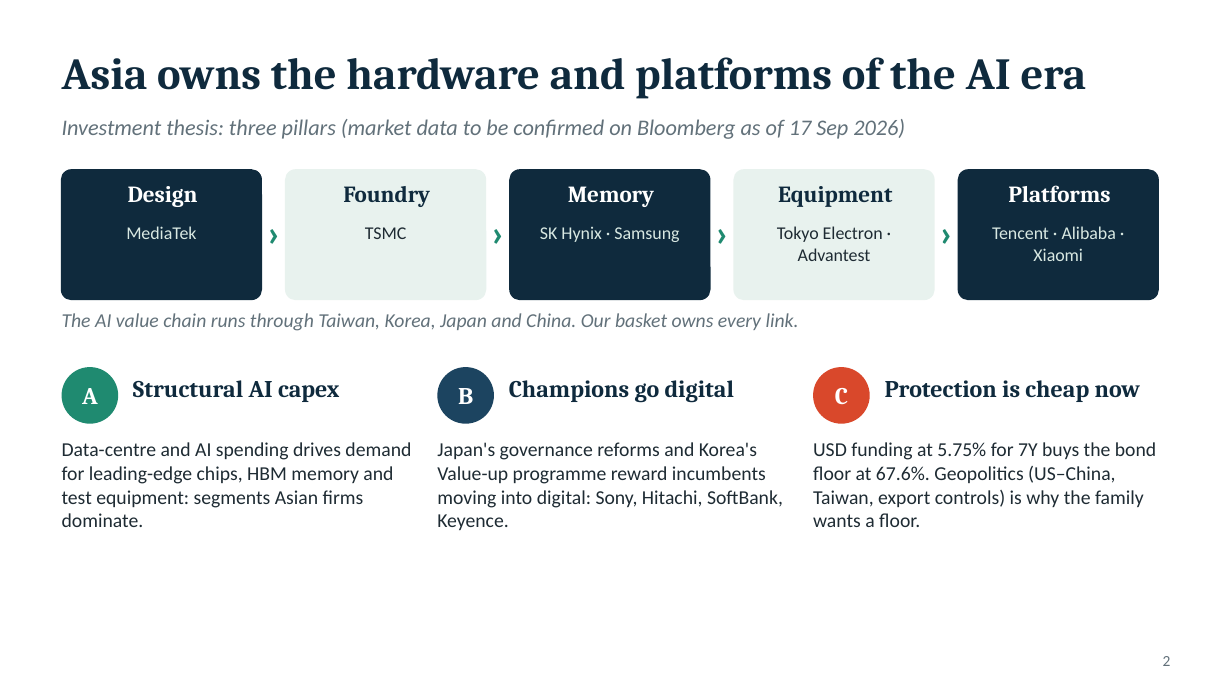
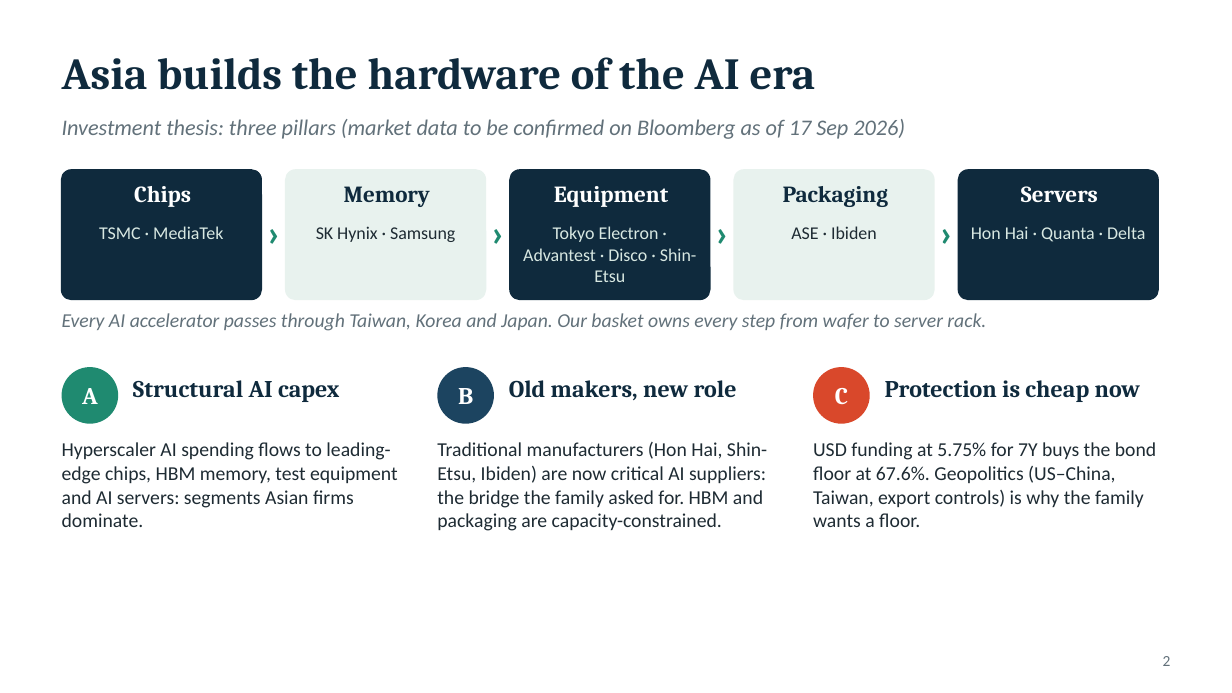
Before and after one commit to benjaminlhl/natixis-case-comp, a slide deck: slide 4 of deck/Asia-Digital-Bridge-Note.pptx. Drawn at 1232x693 pixels with LibreOffice and Linux fonts; fonts in the diff are those of the drawing. Boxes give left, top, right and bottom in pixels: in the first picture for what was removed or moved away, otherwise in the second. Text is boxed around its words. In the diff, an @@ line names an element or a change of style, - is before the commit and + after.

```diff
--- a/deck/Asia-Digital-Bridge-Note.pptx
+++ b/deck/Asia-Digital-Bridge-Note.pptx
@@ text at (62, 57, 816, 90): text changed @@
-Asia owns the hardware and platforms of the AI era
+Asia builds the hardware of the AI era
@@ text at (134, 186, 191, 207): text changed @@
-Design
+Chips
@@ text at (344, 186, 430, 207): text changed @@
-Foundry
+Memory
@@ text at (554, 186, 668, 207): text changed @@
-Memory
+Equipment
@@ text at (783, 186, 888, 207): text changed @@
-Equipment
+Packaging
@@ text at (1021, 186, 1098, 202): text changed @@
-Platforms
+Servers
@@ text at (99, 226, 223, 239): text changed @@
-MediaTek
+TSMC · MediaTek
@@ text at (316, 226, 455, 242): text changed @@
-TSMC
+SK Hynix · Samsung
@@ text at (523, 226, 696, 282): text changed @@
-SK Hynix · Samsung
+Tokyo Electron · Advantest · Disco · Shin-Etsu
@@ text at (791, 226, 877, 239): text changed @@
-Tokyo Electron · Advantest
+ASE · Ibiden
@@ text at (971, 226, 1145, 242): text changed @@
-Tencent · Alibaba · Xiaomi
+Hon Hai · Quanta · Delta
@@ text at (62, 313, 986, 331): text changed @@
-The AI value chain runs through Taiwan, Korea, Japan and China. Our basket owns every link.
+Every AI accelerator passes through Taiwan, Korea and Japan. Our basket owns every step from wafer to server rack.
@@ text at (509, 380, 737, 400): text changed @@
-Champions go digital
+Old makers, new role
@@ text at (62, 442, 398, 527): text changed @@
-Data-centre and AI spending drives demand for leading-edge chips, HBM memory and test equipment: segments Asian firms dominate.
+Hyperscaler AI spending flows to leading-edge chips, HBM memory, test equipment and AI servers: segments Asian firms dominate.
@@ text at (437, 442, 767, 531): text changed @@
-Japan's governance reforms and Korea's Value-up programme reward incumbents moving into digital: Sony, Hitachi, SoftBank, Keyence.
+Traditional manufacturers (Hon Hai, Shin-Etsu, Ibiden) are now critical AI suppliers: the bridge the family asked for. HBM and packaging are capacity-constrained.
```
Also in this commit, not shown: 13 other slides changed, 7 other files.
